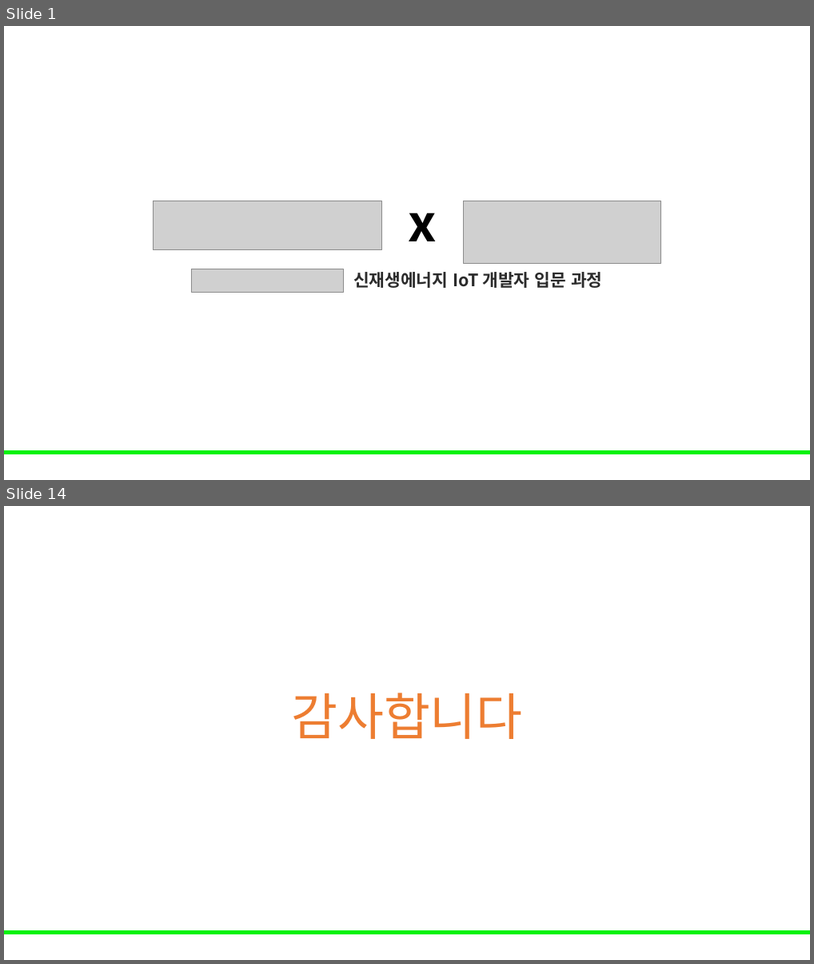
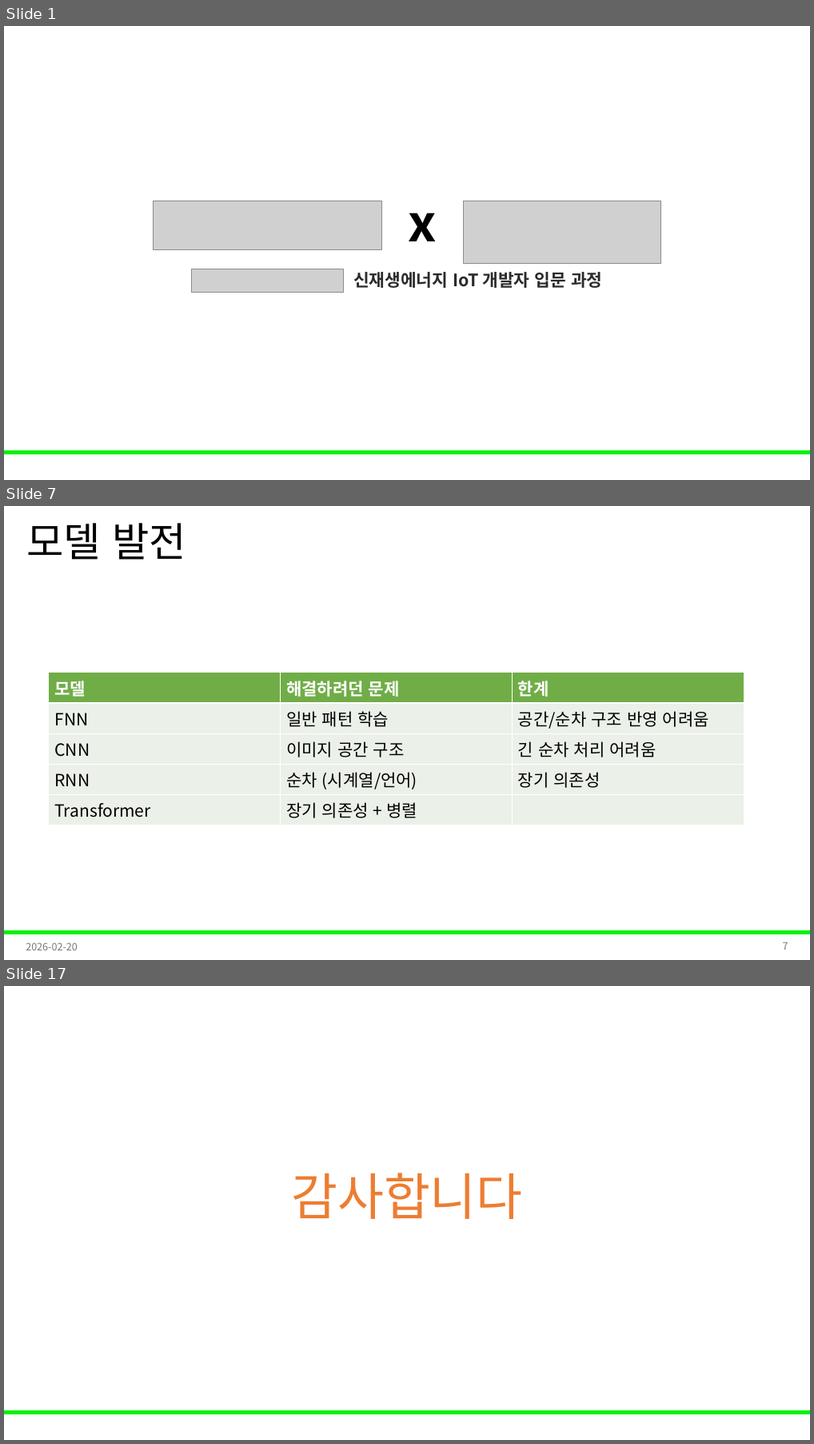
Before and after one commit to Leader-Lesson/KDT_RE_5th, a slide deck: material/5_AI/13_딥러닝모델개요.pptx. Shown one above the other, each under a label of ours: slides 1 and 14 before the commit, slides 1, 7 and 17 after it; the slides between them are not shown. The pictures are 814x964 and 814x1444 pixels, drawn with LibreOffice and Linux fonts; fonts in the diff are those of the drawing; grey boxes stand for pictures; background and template pictures are left out. Boxes give left, top, right and bottom in pixels: in the first picture for what was removed or moved away, otherwise in the second. Text is boxed around its words. In the diff, an @@ line names an element or a change of style, - is before the commit and + after.

```diff
--- a/material/5_AI/13_딥러닝모델개요.pptx
+++ b/material/5_AI/13_딥러닝모델개요.pptx
@@ slide 7 added at (4, 506, 810, 960), background #FFFFFF; not listed: 1 template element that a slide beside it also shows @@
@@ title added at (26, 523, 186, 560), 48 pt, text #000000 @@
+모델 발전
@@ table added at (49, 672, 744, 821), 5 rows, 3 columns @@
+모델 | 해결하려던 문제 | 한계
+FNN | 일반 패턴 학습 | 공간/순차 구조 반영 어려움
+CNN | 이미지 공간 구조 | 긴 순차 처리 어려움
+RNN | 순차 (시계열/언어) | 장기 의존성
+Transformer | 장기 의존성 + 병렬 | 
@@ text added at (26, 942, 78, 950), 12 pt, text #797979 @@
+2026-02-20
@@ page number added at (783, 942, 789, 949), 12 pt, text #797979 @@
+7
@@ what was slide 14 is now slide 17 @@
```
Also in this commit, not shown: 12 slides changed, 2 other slides added.
